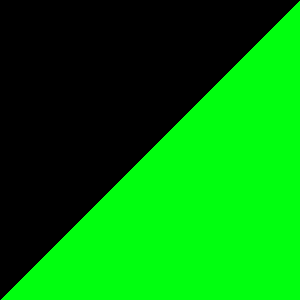
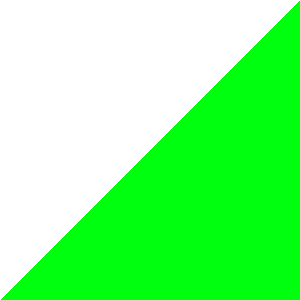
The second (300, 300) image is a revision of the first. Changes to its layers:
removed layer "Background" over [0, 0, 300, 300]
